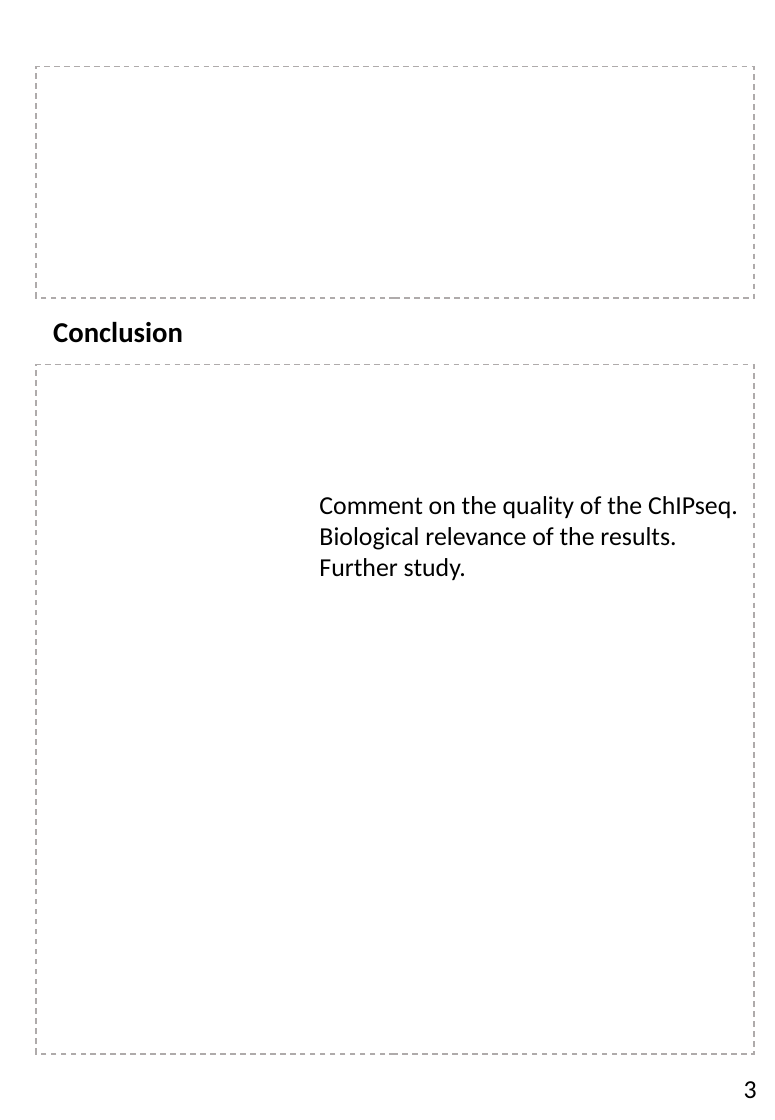
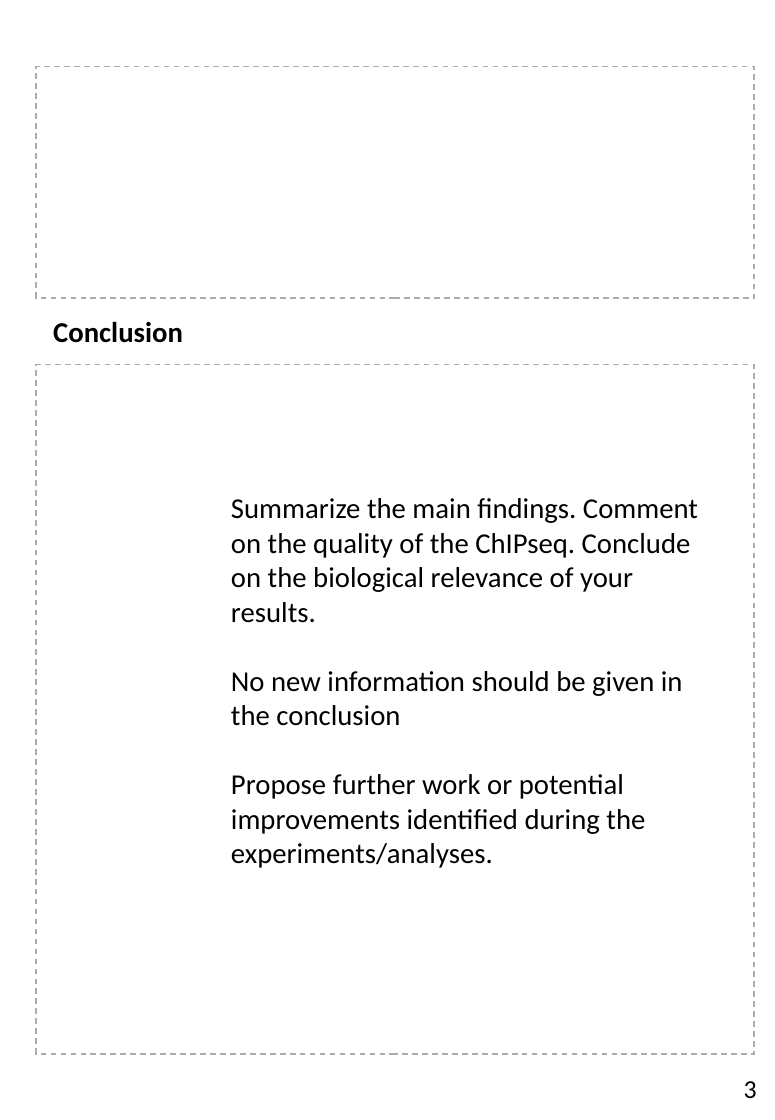
Before and after one commit to PierreGrognet/ChIPseq_Workshop, a slide deck: slide 7 of Pictures/Report2_ChIPseq_analysis_report_model.pptx. Drawn at 775x1120 pixels with LibreOffice and Linux fonts; fonts in the diff are those of the drawing. Boxes give left, top, right and bottom in pixels: in the first picture for what was removed or moved away, otherwise in the second. Text is boxed around its words. In the diff, an @@ line names an element or a change of style, - is before the commit and + after.

```diff
--- a/Pictures/Report2_ChIPseq_analysis_report_model.pptx
+++ b/Pictures/Report2_ChIPseq_analysis_report_model.pptx
@@ text at (x1=231, y1=498, x2=698, y2=868): text changed; size 18 to 20 pt @@
-Comment on the quality of the ChIPseq.
-Biological relevance of the results.
-Further study.
+Summarize the main findings. Comment on the quality of the ChIPseq. Conclude on the biological relevance of your results.
+No new information should be given in the conclusion
+Propose further work or potential improvements identified during the experiments/analyses.
```
Also in this commit, not shown: 4 other slides changed, 1 slide added, 1 slide removed, 26 other files.
